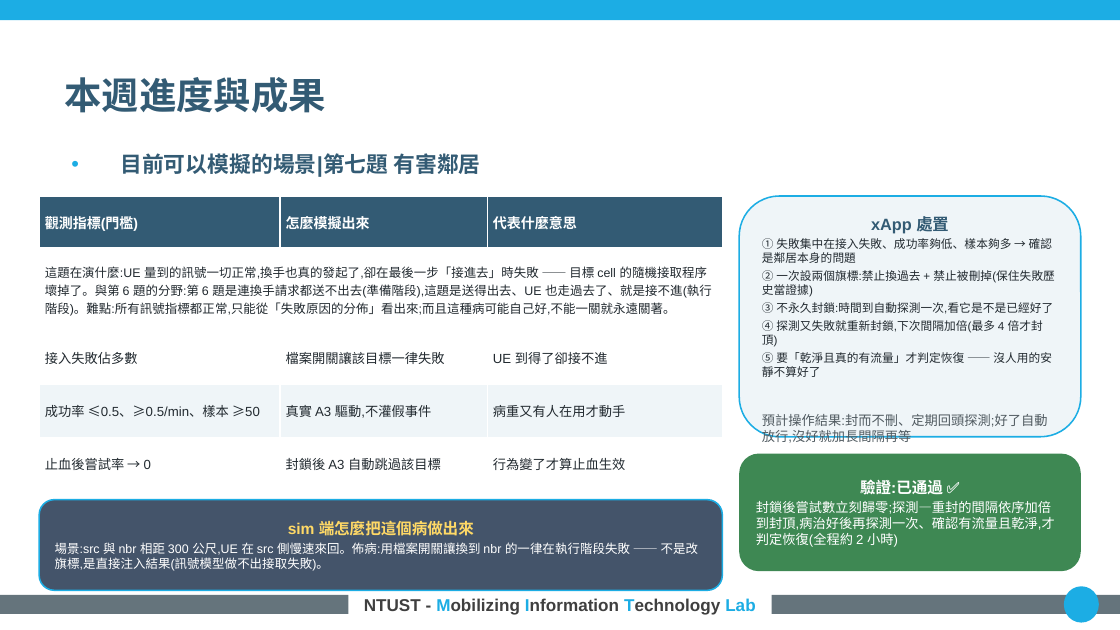
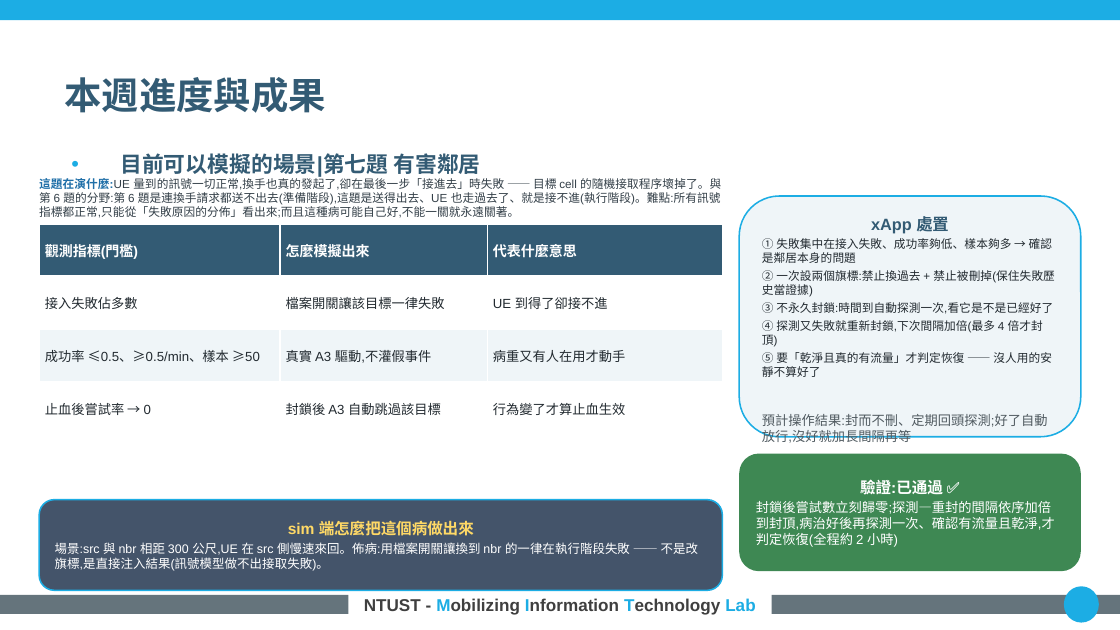
Before and after one commit to kimOuO/RAN-sim-OAI, a slide deck: slide 10 of docs/report/8_27_進度報告_v10十二題.pptx. Drawn at 1120x630 pixels with LibreOffice and Linux fonts; fonts in the diff are those of the drawing; background and template pictures are left out. Boxes give left, top, right and bottom in pixels: in the first picture for what was removed or moved away, otherwise in the second. Text is boxed around its words. In the diff, an @@ line names an element or a change of style, - is before the commit and + after.

```diff
--- a/docs/report/8_27_進度報告_v10十二題.pptx
+++ b/docs/report/8_27_進度報告_v10十二題.pptx
@@ text added at bbox=[39, 176, 721, 218], 7.5 pt, text #333F48 @@
+這題在演什麼:UE 量到的訊號一切正常,換手也真的發起了,卻在最後一步「接進去」時失敗 —— 目標 cell 的隨機接取程序壞掉了。與第 6 題的分野:第 6 題是連換手請求都送不出去(準備階段),這題是送得出去、UE 也走過去了、就是接不進(執行階段)。難點:所有訊號指標都正常,只能從「失敗原因的分佈」看出來;而且這種病可能自己好,不能一關就永遠關著。
@@ table at bbox=[39, 224, 722, 515] @@
-row 2: 這題在演什麼:UE 量到的訊號一切正常,換手也真的發起了,卻在最後一步「接進去」時失敗 —— 目標 cell 的隨機接取程序壞掉了。與第 6 題的分野:第 6 題是連換手請求都送不出去(準備階段),這題是送得出去、UE 也走過去了、就是接不進(執行階段)。難點:所有訊號指標都正常,只能從「失敗原因的分佈」看出來;而且這種病可能自己好,不能一關就永遠關著。 |  | 
@@ table: place and size @@
-table at bbox=[39, 196, 722, 487]
+table at bbox=[39, 224, 722, 515]
```
Also in this commit, not shown: 11 other slides changed, 4 other files.
